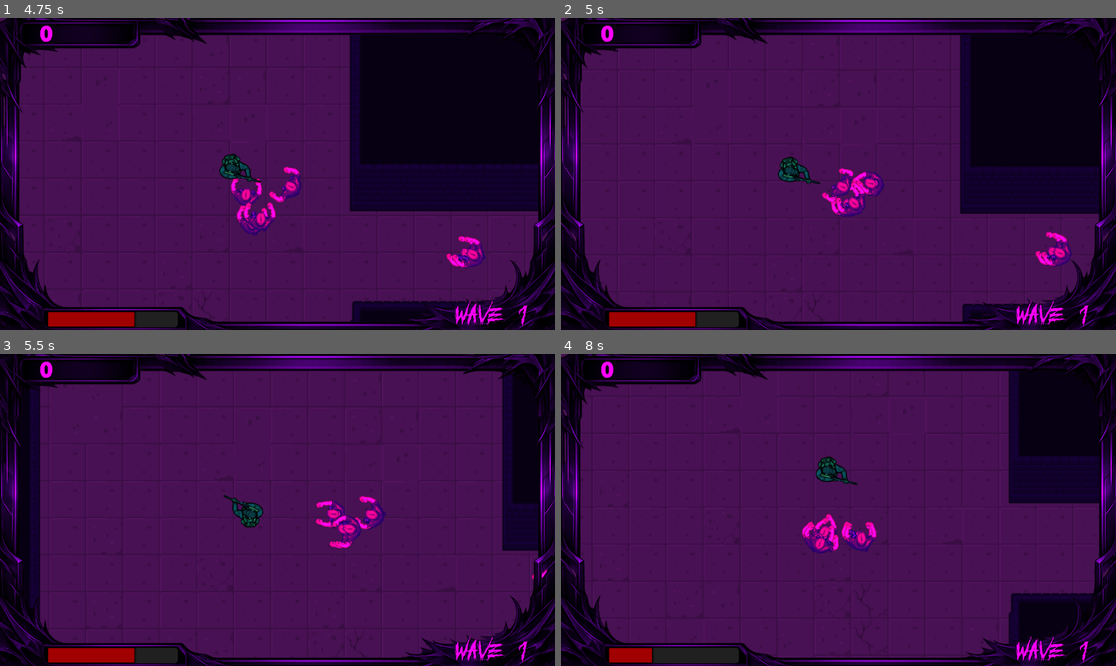
Above: before the commit, frames 1-4 (two rows, left to right).
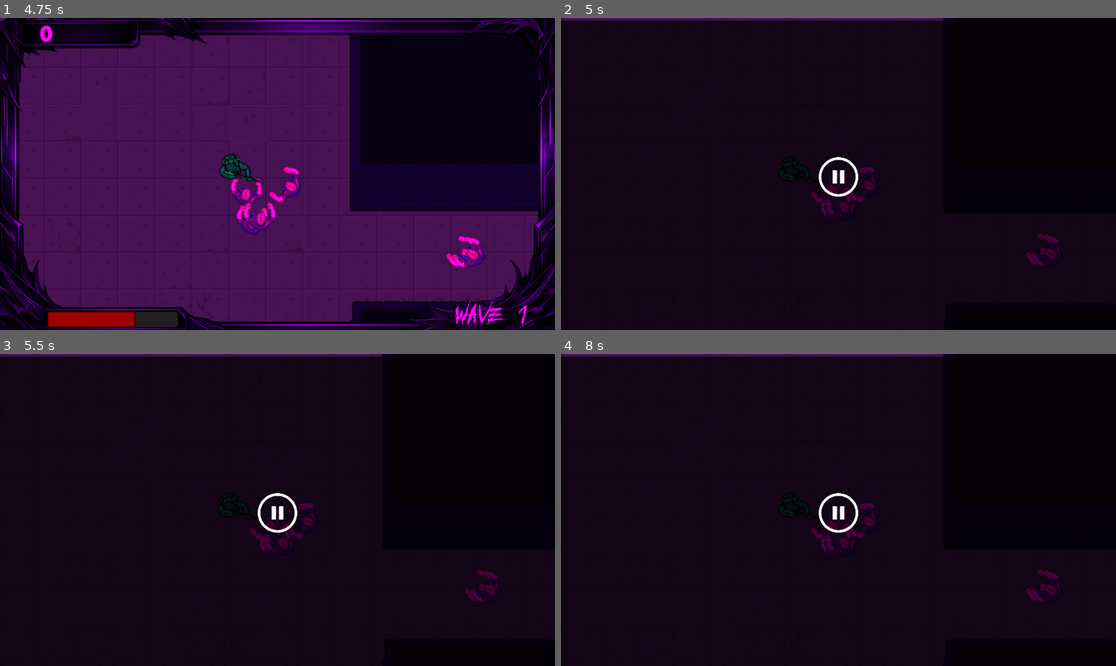
Above: after the commit, the same moments.

Repository: ayaanyousaf/plagued-abyss
Game: Godot game, scene res://scenes/Main.tscn
Same seed, same stepped clock (60 frames per second), same inputs: the game is played once before the commit and once after it. Sound files missing from this copy of the repository are replaced by a short silence.
Inputs (mouse positions are in pixels of both pictures, inside the frame that each line leads up to):
- Up to frame 1 (4.75 s): click "Play" at 0.5 s; tap Enter (continue) at 1.25, 2.1, 3.05, 3.8 s; move the mouse to (399, 158) at 1.27 s; hold D (move_right) 1.28-2.03 s; hold Enter (continue) 1.28-2.03 s; move the mouse to (166, 189) at 2.02 s; hold S (move_down) 2.03-2.78 s; move the mouse to (333, 105) at 2.77 s; hold D (move_right) 2.78-3.53 s; hold F (interact) 2.78-3.53 s; move the mouse to (249, 236) at 3.52 s; hold W (move_up) 3.53-4.28 s; click (249, 236) at 3.6 s; move the mouse to (444, 220) at 4.27 s; hold A (move_left) from 4.28 s (still down); hold Enter (continue) from 4.28 s (still down)
- Up to frame 2 (5 s): keep holding A (move_left); keep holding Enter (continue); tap Escape (pause, bound only after the commit) at 4.9 s
- Up to frame 3 (5.5 s): keep holding A (move_left); move the mouse to (111, 463) at 5.02 s; release Enter (continue) at 5.03 s; tap Enter (continue) at 5.1 s
- Up to frame 4 (8 s): move the mouse to (866, 510) at 5.77 s; release A (move_left) at 5.78 s; hold S (move_down) 5.78-6.53 s; hold F (interact) 5.78-6.53 s; tap Enter (continue) at 6.05, 6.8 s; move the mouse to (755, 432) at 6.52 s; hold D (move_right) 6.53-7.28 s; click (755, 432) at 6.6 s; move the mouse to (960, 494) at 7.27 s; hold W (move_up) from 7.28 s (still down); hold Enter (continue) from 7.28 s (still down)

Frame 1 is identical in both runs. In frame 2, 78% of the frame differs, in the area x 0-100%, y 0-100%; in frame 3, 85%; in frame 4, 83%.

Commit message:
implement pause feature and update controls menu

Diff:
--- a/project.godot
+++ b/project.godot
@@ -60,3 +60,8 @@
 "events": [Object(InputEventKey,"resource_local_to_scene":false,"resource_name":"","device":-1,"window_id":0,"alt_press …(195 unchanged characters)…
 ]
 }
+pause={
+"deadzone": 0.2,
+"events": [Object(InputEventKey,"resource_local_to_scene":false,"resource_name":"","device":-1,"window_id":0,"alt_pressed":false,"shift_pressed":false,"ctrl_pressed":false,"meta_pressed":false,"pressed":false,"keycode":0,"physical_keycode":4194305,"key_label":0,"unicode":0,"location":0,"echo":false,"script":null)
+]
+}
--- a/scenes/Main.tscn
+++ b/scenes/Main.tscn
@@ -10,6 +10,7 @@
 [ext_resource type="Texture2D" uid="uid://b827me0hi5tcw" path="res://assets/x_button.png" id="8_jlsqs"]
 [ext_resource type="FontFile" uid="uid://bnukulmqy6kyv" path="res://assets/fonts/wave_font.ttf" id="9_lhr70"]
 [ext_resource type="FontFile" uid="uid://de8brq84d6xfs" path="res://assets/fonts/points_font.ttf" id="9_q8u5g"]
+[ext_resource type="Texture2D" uid="uid://b4nc00exwuut3" path="res://assets/Pause.png" id="11_mwfav"]
 [ext_resource type="AudioStream" uid="uid://cm3o1u702876g" path="res://assets/Music/MenuMusic.mp3" id="11_wp0k4"]
 [ext_resource type="AudioStream" uid="uid://mriy88r5scuj" path="res://assets/Music/GameplayMusic.mp3" id="12_bjd11"]
 [ext_resource type="AudioStream" uid="uid://ci840wipt7d16" path="res://assets/SFX/Death.mp3" id="13_qmy6f"]
@@ -62,6 +63,9 @@
 
 [sub_resource type="StyleBoxFlat" id="StyleBoxFlat_c01mt"]
 bg_color = Color(0.05490196, 0.015686275, 0.05490196, 0.4862745)
+
+[sub_resource type="StyleBoxFlat" id="StyleBoxFlat_qmy6f"]
+bg_color = Color(0, 0, 0, 0.7254902)
 
 [node name="Main" type="Node2D"]
 script = ExtResource("1_nxtc6")
@@ -195,7 +199,7 @@
 offset_left = -108.5
 offset_top = 60.0
 offset_right = 108.5
-offset_bottom = 127.0
+offset_bottom = 132.0
 grow_horizontal = 2
 theme_override_fonts/font = ExtResource("7_bjd11")
 theme_override_font_sizes/font_size = 60
@@ -209,9 +213,9 @@
 anchor_right = 0.5
 anchor_bottom = 0.5
 offset_left = -202.5
-offset_top = -89.5
+offset_top = -124.0
 offset_right = 202.5
-offset_bottom = 89.5
+offset_bottom = 187.0
 grow_horizontal = 2
 grow_vertical = 2
 alignment = 1
@@ -223,6 +227,13 @@
 text = "WASD - Move"
 horizontal_alignment = 1
 
+[node name="Aim" type="Label" parent="UI/Menu/ControlsOverlay/VBoxContainer"]
+layout_mode = 2
+theme_override_fonts/font = ExtResource("7_bjd11")
+theme_override_font_sizes/font_size = 48
+text = "Mouse - aim"
+horizontal_alignment = 1
+
 [node name="Shoot" type="Label" parent="UI/Menu/ControlsOverlay/VBoxContainer"]
 layout_mode = 2
 theme_override_fonts/font = ExtResource("7_bjd11")
@@ -235,6 +246,13 @@
 theme_override_fonts/font = ExtResource("7_bjd11")
 theme_override_font_sizes/font_size = 48
 text = "F - Interact"
+horizontal_alignment = 1
+
+[node name="Pause" type="Label" parent="UI/Menu/ControlsOverlay/VBoxContainer"]
+layout_mode = 2
+theme_override_fonts/font = ExtResource("7_bjd11")
+theme_override_font_sizes/font_size = 48
+text = "ESC - Pause"
 horizontal_alignment = 1
 
 [node name="Game" type="Control" parent="UI"]
@@ -295,6 +313,7 @@
 text = "0"
 
 [node name="GameOver" type="Control" parent="UI"]
+visible = false
 layout_mode = 3
 anchors_preset = 15
 anchor_right = 1.0
@@ -347,6 +366,54 @@
 theme_override_font_sizes/font_size = 32
 text = "Click ENTER to continue"
 
+[node name="Pause" type="Control" parent="UI"]
+visible = false
+layout_mode = 3
+anchors_preset = 8
+anchor_left = 0.5
+anchor_top = 0.5
+anchor_right = 0.5
+anchor_bottom = 0.5
+offset_left = -20.0
+offset_top = -20.0
+offset_right = 20.0
+offset_bottom = 20.0
+grow_horizontal = 2
+grow_vertical = 2
+
+[node name="Panel" type="Panel" parent="UI/Pause"]
+layout_mode = 1
+anchors_preset = 8
+anchor_left = 0.5
+anchor_top = 0.5
+anchor_right = 0.5
+anchor_bottom = 0.5
+offset_left = -576.0
+offset_top = -319.0
+offset_right = 576.0
+offset_bottom = 325.0
+grow_horizontal = 2
+grow_vertical = 2
+theme_override_styles/panel = SubResource("StyleBoxFlat_qmy6f")
+
+[node name="PauseIcon" type="TextureRect" parent="UI/Pause"]
+layout_mode = 1
+anchors_preset = 8
+anchor_left = 0.5
+anchor_top = 0.5
+anchor_right = 0.5
+anchor_bottom = 0.5
+offset_left = -41.0
+offset_top = -45.0
+offset_right = 108.0
+offset_bottom = 141.0
+grow_horizontal = 2
+grow_vertical = 2
+scale = Vector2(0.55, 0.55)
+texture = ExtResource("11_mwfav")
+expand_mode = 1
+stretch_mode = 5
+
 [node name="WorldContainer" type="Node2D" parent="."]
 
 [node name="MenuMusic" type="AudioStreamPlayer" parent="."]
--- a/scripts/main.gd
+++ b/scripts/main.gd
@@ -8,6 +8,7 @@
 @onready var game_UI = $UI/Game
 @onready var gameover_UI = $UI/GameOver
 @onready var game_over_message = $UI/GameOver/GameOverMessage
+@onready var pause_UI = $UI/Pause
 
 @onready var wave_label = $UI/Game/Wave
 @onready var hp_bar = $UI/Game/HealthBar
@@ -21,6 +22,7 @@
 enum GameState {
 	MENU,
 	PLAY,
+	PAUSE,
 	GAME_OVER
 }
 
@@ -78,6 +80,13 @@
 	menu_UI.visible = (state == GameState.MENU)
 	game_UI.visible = (state == GameState.PLAY)
 	gameover_UI.visible = (state == GameState.GAME_OVER)
+	pause_UI.visible = (state == GameState.PAUSE)
+
+	if current_world != null:
+		if state == GameState.PAUSE:
+			current_world.process_mode = Node.PROCESS_MODE_DISABLED
+		else:
+			current_world.process_mode = Node.PROCESS_MODE_INHERIT
 
 	# Play appropriate music depending on game state
 	if state == GameState.MENU:
@@ -122,5 +131,11 @@
 	wave_label.text = "Wave " + str(wave)
 
 func _unhandled_input(event: InputEvent) -> void:
+	if event.is_action_pressed("pause"): # Handle pause inputs
+		if current_state == GameState.PLAY:
+			change_state(GameState.PAUSE)
+		elif current_state == GameState.PAUSE:
+			change_state(GameState.PLAY)
+
 	if current_state == GameState.GAME_OVER and event.is_action_pressed("continue"):
 		change_state(GameState.MENU)
Binary file added: assets/Pause.png
Not shown, added: assets/Pause.png.import
Not shown, changed: export_presets.cfg
Not shown: 1 places in scenes/Main.tscn that only renumber resources
Not shown, changed: build/Linux/AbyssalOutbreak.pck
Not shown, changed: build/Windows/AbyssalOutbreak.pck
